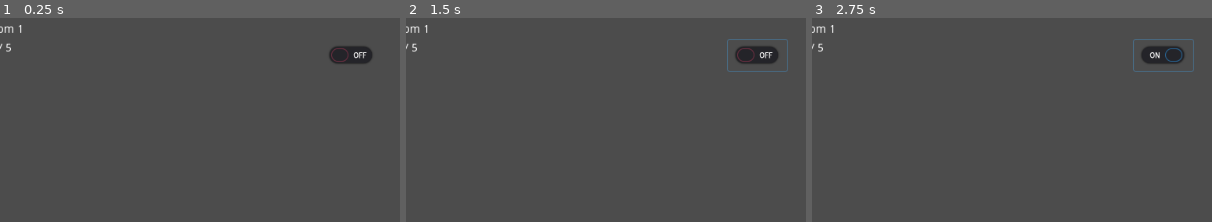
Above: before the commit, frames 1-3 (left to right).
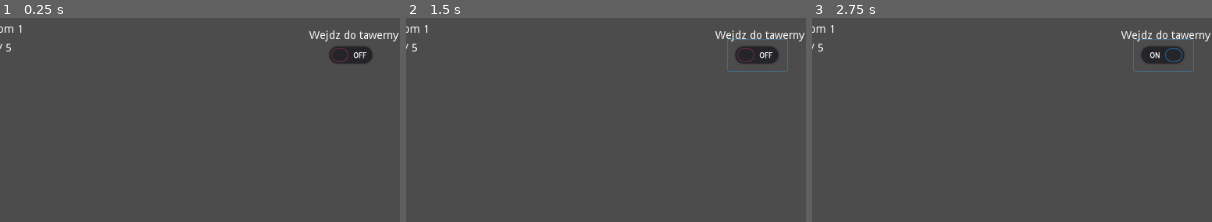
Above: after the commit, the same moments.

Repository: Flying-Octopus-Team/Asterielle
Game: Godot game, scene res://Scenes/World.tscn
Same seed, same stepped clock (60 frames per second), same inputs: the game is played once before the commit and once after it.
Inputs (mouse positions are % of the whole screen's width and height, from its top left):
- Up to frame 1 (0.25 s): no input
- Up to frame 2 (1.5 s): click (94, 9) at 0.5 s; click (94, 9) at 1.25 s
- Up to frame 3 (2.75 s): click (94, 9) at 2 s
The pictures show only the part of the screen within x 50-100%, y 0-50%; the shares and areas given below are measured in that part.

The runs differ from the first frame. In frame 1, 0.5% of the frame differs, in the area x 77-100%, y 5-12%; in frame 2, 0.5%; in frame 3, 0.5%.

Commit message:
Add tavern label

Diff:
--- a/Scenes/World.tscn
+++ b/Scenes/World.tscn
@@ -102,13 +102,20 @@
 margin_right = 1000.0
 margin_bottom = 100.0
 
+[node name="TavernLabel" type="Label" parent="UI/TavernEnterBtn"]
+margin_left = -16.1659
+margin_top = -11.9748
+margin_right = 97.8341
+margin_bottom = 2.02524
+text = "Wejdz do tawerny"
+align = 1
+
 [node name="TavernScreen" parent="." instance=ExtResource( 6 )]
 
 [node name="Control" parent="TavernScreen" index="0"]
 visible = false
 
 [node name="ColorRect" parent="TavernScreen/Control" index="0"]
-visible = false
 color = Color( 0.360784, 0.286275, 0.286275, 1 )
 [connection signal="toggled" from="UI/TavernEnterBtn" to="LevelManager" method="_on_TavernEnterBtn_toggled"]
 
